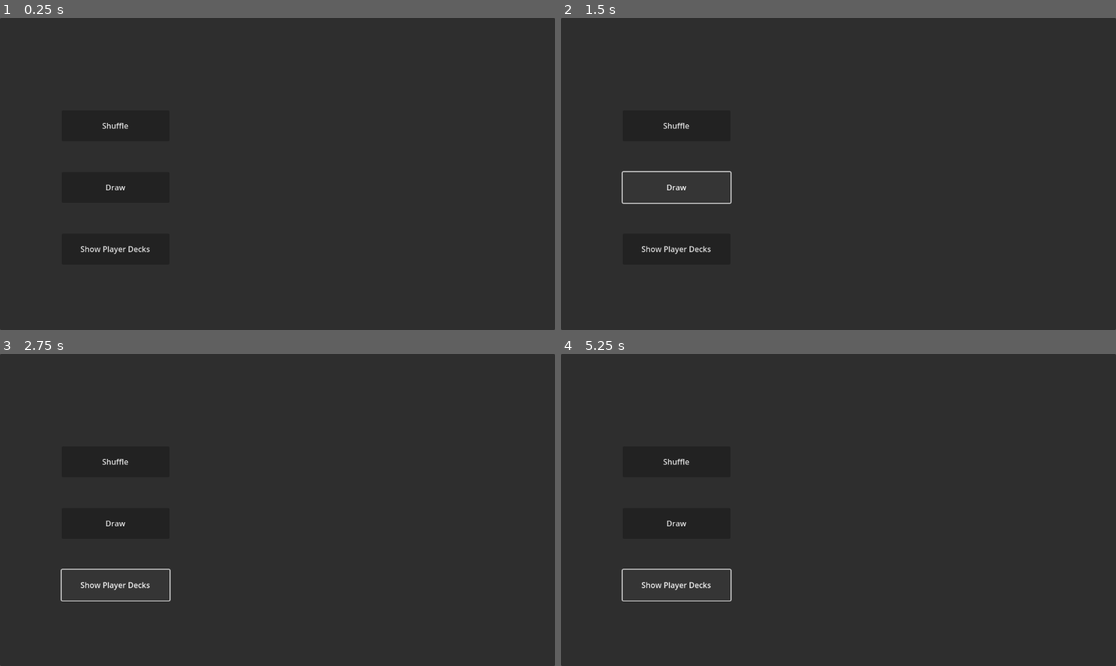
Above: before the commit, frames 1-4 (two rows, left to right).
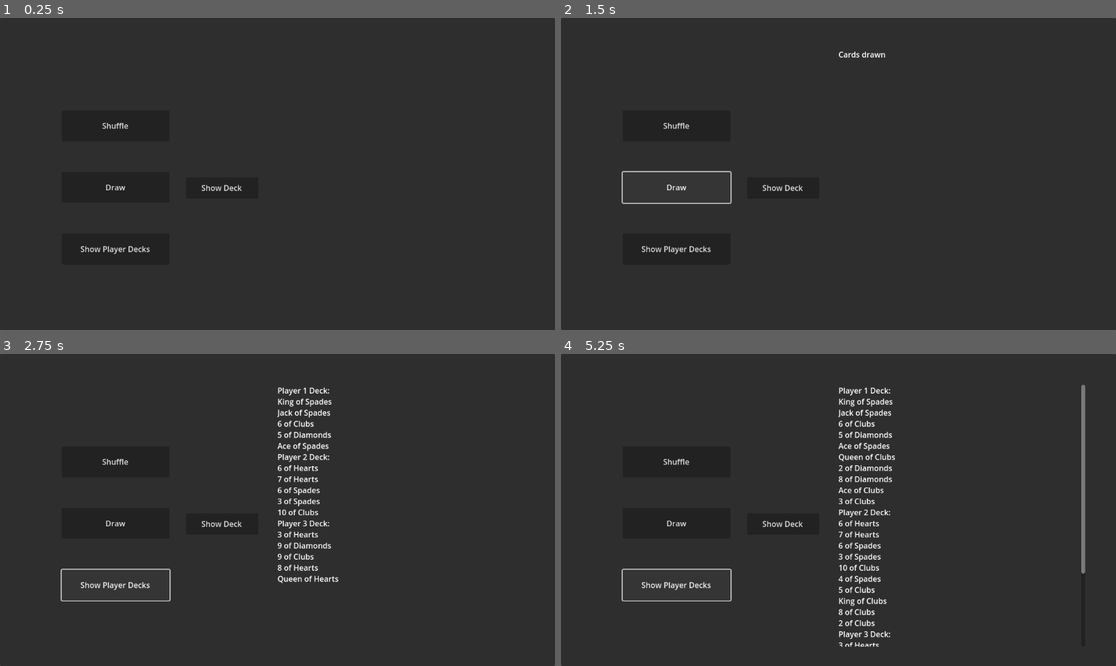
Above: after the commit, the same moments.

Repository: ARJ18/Pothth
Game: Godot game, scene res://Scenes/CardTable.tscn
Two runs of this game, one before a commit and one after it. Both use one fixed random seed, a clock stepped at 60 frames per second and the inputs below.
Inputs (mouse positions are in pixels of both pictures, inside the frame that each line leads up to):
- Up to frame 1 (0.25 s): no input
- Up to frame 2 (1.5 s): click "Shuffle" at 0.5 s; click "Draw" at 1.25 s
- Up to frame 3 (2.75 s): click "Show Player Decks" at 2 s
- Up to frame 4 (5.25 s): click (783, 522) at 2.75 s, where only the run after the commit has a clickable "Show Deck"; click "Shuffle" at 3.5 s; click "Draw" at 4.25 s; click "Show Player Decks" at 5 s

The runs differ from the first frame. In frame 1, less than 0.1% of the frame differs, in the area x 36-44%, y 53-56%; in frame 2, 0.2%; in frame 3, 1.6%; in frame 4, 2.5%, in the area x 36-95%, y 9-94%.

Commit message:
Show deck button, displaying in text label

Diff:
--- a/Scenes/CardTable.gd
+++ b/Scenes/CardTable.gd
@@ -1,12 +1,16 @@
 extends Control
 #const Deck = preload("res://UtilClasses/deck_class.gd")
 var deck = Deck.new()
-var player1_deck = []
-var player2_deck = []
+var players_decks = []
+
+@export var number_of_players = 3
+@export var number_of_cards = 5
 
 # Called when the node enters the scene tree for the first time.
 func _ready():
-	pass
+	# Initialize decks for each player
+	for i in range(number_of_players):
+		players_decks.append([])
 
 # Called every frame. 'delta' is the elapsed time since the previous frame.
 func _process(delta):
@@ -14,13 +18,24 @@
 
 func _on_shuffle_deck_button_down():
 	deck.shuffle()
+	$Panel/OutputBox.text = "Deck Shuffled"
 
 func _on_draw_button_down():
-	for i in range(13):
-		player1_deck.append(deck.deal_card())
-		player2_deck.append(deck.deal_card())
-
+	for i in range(number_of_players):
+		for j in range(number_of_cards):
+			players_decks[i].append(deck.deal_card())
+	$Panel/OutputBox.text = "Cards drawn"
 
 func _on_output_button_down():
-	print("Player 1 Deck: ",player1_deck)
-	print("player 2 Deck: ",player2_deck)
+	var output_text = ""
+	for i in range(number_of_players):
+		output_text += "Player " + str(i+1) + " Deck: \n"
+		for card in players_decks[i]:
+			output_text += card._to_string() + "\n"
+	$Panel/OutputBox.text = output_text
+
+func _on_show_deck_button_down():
+	var deck_text = "Deck: \n"
+	for card in deck.cards:
+		deck_text += card._to_string() + "\n"
+	$Panel/OutputBox.text = deck_text
--- a/Scenes/CardTable.tscn
+++ b/Scenes/CardTable.tscn
@@ -36,6 +36,14 @@
 offset_bottom = 512.0
 text = "Show Player Decks"
 
+[node name="ShowDeck" type="Button" parent="Panel"]
+layout_mode = 0
+offset_left = 386.0
+offset_top = 331.0
+offset_right = 536.0
+offset_bottom = 375.0
+text = "Show Deck"
+
 [node name="OutputBox" type="RichTextLabel" parent="Panel"]
 layout_mode = 0
 offset_left = 576.0
@@ -47,3 +55,4 @@
 [connection signal="button_down" from="Panel/ShuffleDeck" to="." method="_on_shuffle_deck_button_down"]
 [connection signal="button_down" from="Panel/Draw" to="." method="_on_draw_button_down"]
 [connection signal="button_down" from="Panel/Output" to="." method="_on_output_button_down"]
+[connection signal="button_down" from="Panel/ShowDeck" to="." method="_on_show_deck_button_down"]
--- a/UtilClasses/deck_class.gd
+++ b/UtilClasses/deck_class.gd
@@ -1,6 +1,6 @@
 class_name Deck extends Node
 
-const Card = preload("res://UtilClasses/card_class.gd")
+const CardOBJ = preload("res://UtilClasses/card_class.gd")
 
 var cards =[]
 
@@ -14,11 +14,11 @@
 		for value in values:
 			var card = Card.new(suit, value)
 			cards.append(card)
-			cards.append(card)
+
 
 func shuffle():
 	cards.shuffle()
-	print("Deck Shuffled")
+
 
 func deal_card():
 	if cards.size() == 0:
